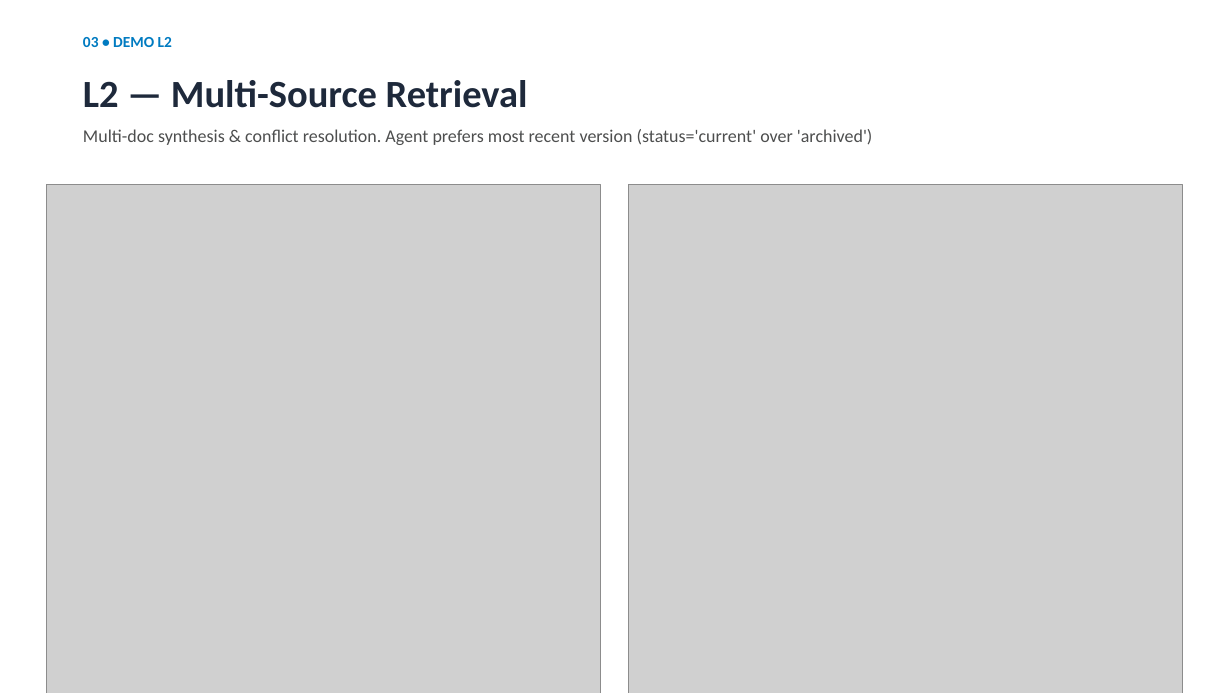
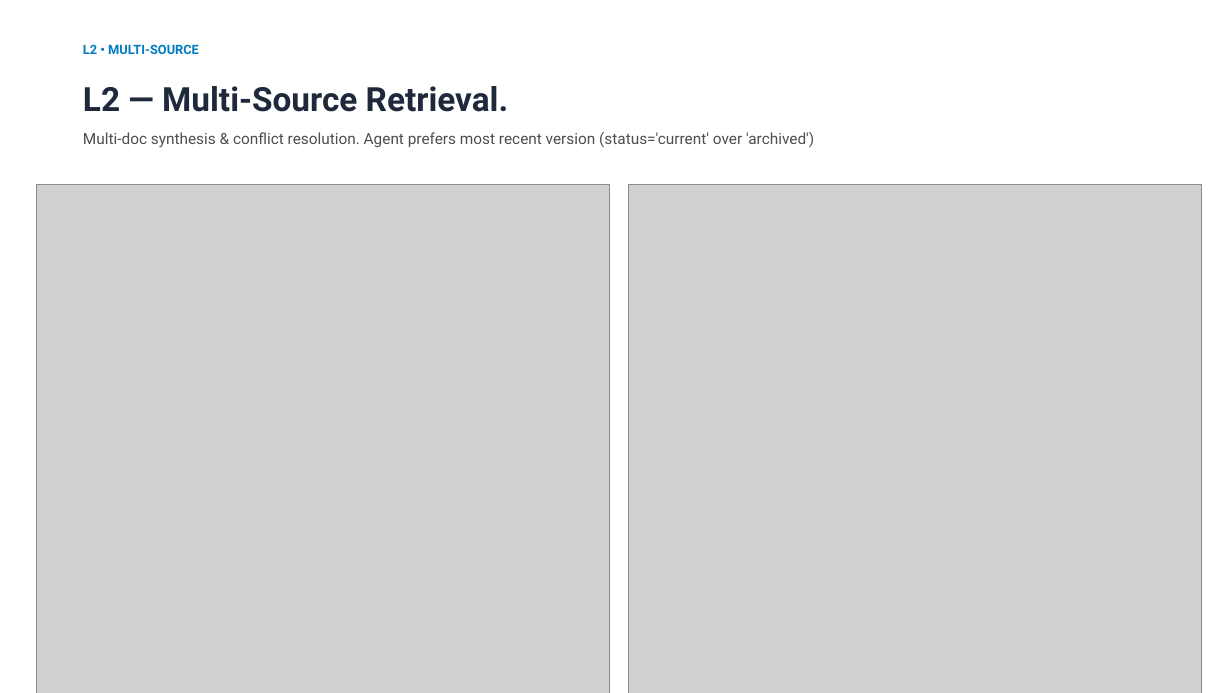
Before and after one commit to NguyenHuuDinh135/G9-W4, a slide deck: slide 10 of slides/W4_presentation.pptx (slide 8 before the commit). Drawn at 1232x693 pixels with LibreOffice and Linux fonts; fonts in the diff are those of the drawing; grey boxes stand for pictures. Boxes give left, top, right and bottom in pixels: in the first picture for what was removed or moved away, otherwise in the second. Text is boxed around its words. In the diff, an @@ line names an element or a change of style, - is before the commit and + after.

```diff
--- a/slides/W4_presentation.pptx
+++ b/slides/W4_presentation.pptx
@@ text at <box>83,44,199,54</box>: text changed; size 12 to 10 pt; font Calibri to Roboto @@
-03 • DEMO L2
+L2 • MULTI-SOURCE
@@ text at <box>83,86,509,112</box>: text changed; size 30 to 26 pt; font Calibri to Roboto @@
-L2 — Multi-Source Retrieval
+L2 — Multi-Source Retrieval.
@@ text "Multi-doc synthesis & conflict resolution. ..." at <box>83,132,814,148</box>: size 14 to 12 pt, font Calibri to Roboto; line spacing 1 to 14pt @@
@@ picture: place and size @@
-picture at <box>46,185,601,693</box>
+picture at <box>37,185,610,693</box>
@@ picture: place and size @@
-picture at <box>628,185,1183,693</box>
+picture at <box>628,185,1202,693</box>
```
Also in this commit, not shown: 13 other slides changed, 2 slides added, 1 other file.
